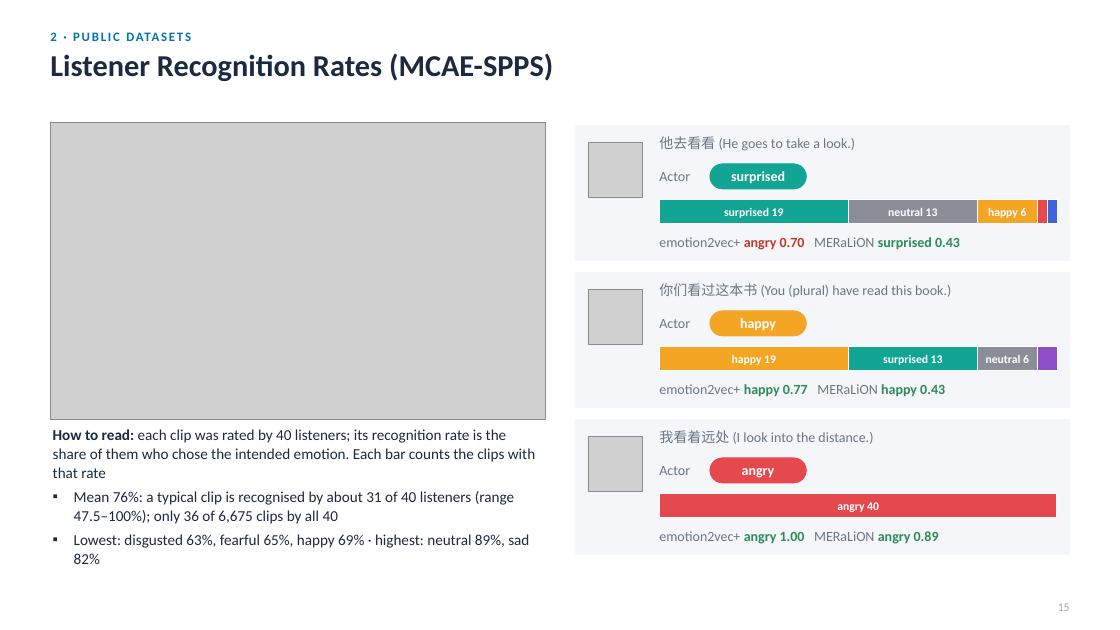
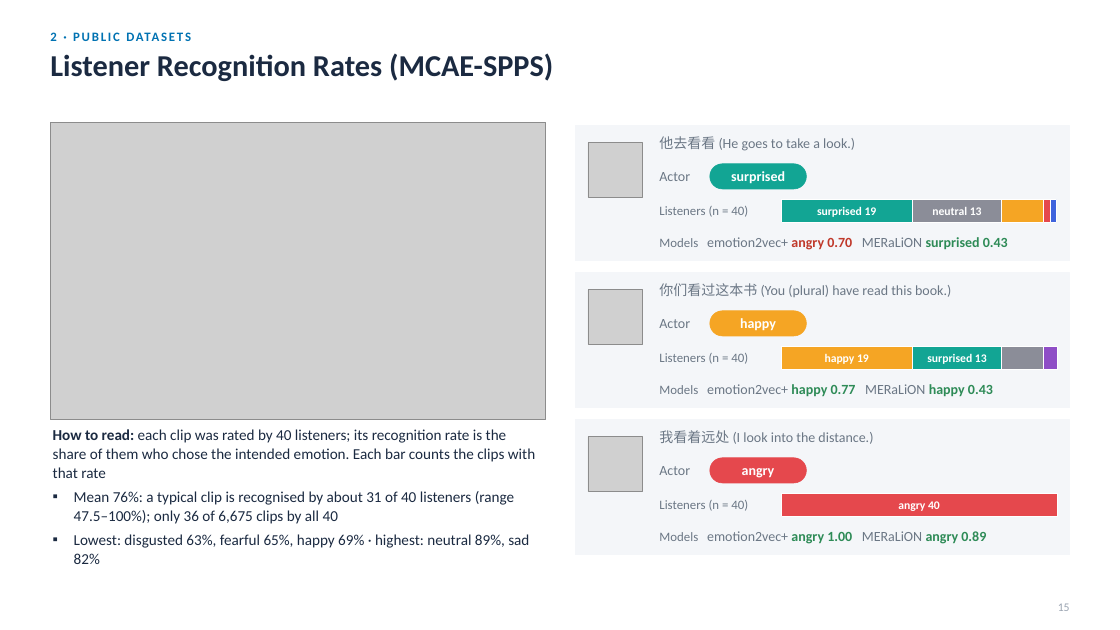
Before and after one commit to Davidlequnchen/emotion_recognition, a slide deck: slide 16 of emotion_recognition/presentation/SER_evaluation.pptx. Drawn at 1120x630 pixels with LibreOffice and Linux fonts; fonts in the diff are those of the drawing; grey boxes stand for pictures. Boxes give left, top, right and bottom in pixels: in the first picture for what was removed or moved away, otherwise in the second. Text is boxed around its words. In the diff, an @@ line names an element or a change of style, - is before the commit and + after.

```diff
--- a/emotion_recognition/presentation/SER_evaluation.pptx
+++ b/emotion_recognition/presentation/SER_evaluation.pptx
@@ text added at (x1=659, y1=206, x2=748, y2=217), 11 pt, text #6B7785 @@
+Listeners (n = 40)
@@ text "surprised 19" moved from (x1=724, y1=207, x2=784, y2=218) to (x1=817, y1=206, x2=877, y2=217) @@
@@ rectangle resized from (x1=660, y1=200, x2=849, y2=223) to (x1=781, y1=199, x2=912, y2=223) @@
@@ text "neutral 13" moved from (x1=888, y1=208, x2=938, y2=216) to (x1=932, y1=207, x2=982, y2=215) @@
@@ rectangle resized from (x1=849, y1=200, x2=978, y2=223) to (x1=912, y1=199, x2=1002, y2=223) @@
@@ text removed at (x1=988, y1=207, x2=1027, y2=218) @@
-happy 6
@@ rectangle resized from (x1=978, y1=200, x2=1038, y2=223) to (x1=1002, y1=199, x2=1044, y2=223) @@
@@ rectangle resized from (x1=1038, y1=200, x2=1048, y2=223) to (x1=1044, y1=199, x2=1050, y2=223) @@
@@ text at (x1=659, y1=237, x2=1008, y2=250): text changed; bold off @@
-emotion2vec+ angry 0.70 MERaLiON surprised 0.43
+Models emotion2vec+ angry 0.70 MERaLiON surprised 0.43
@@ text added at (x1=659, y1=353, x2=748, y2=364), 11 pt, text #6B7785 @@
+Listeners (n = 40)
@@ text "happy 19" moved from (x1=732, y1=355, x2=776, y2=365) to (x1=825, y1=354, x2=869, y2=364) @@
@@ rectangle resized from (x1=660, y1=347, x2=849, y2=371) to (x1=781, y1=346, x2=912, y2=370) @@
@@ text "surprised 13" moved from (x1=883, y1=354, x2=943, y2=365) to (x1=927, y1=354, x2=987, y2=364) @@
@@ rectangle resized from (x1=849, y1=347, x2=978, y2=371) to (x1=912, y1=346, x2=1002, y2=370) @@
@@ text removed at (x1=986, y1=355, x2=1029, y2=363) @@
-neutral 6
@@ rectangle resized from (x1=978, y1=347, x2=1038, y2=371) to (x1=1002, y1=346, x2=1044, y2=370) @@
@@ rectangle resized from (x1=1038, y1=347, x2=1058, y2=371) to (x1=1044, y1=346, x2=1057, y2=370) @@
@@ text at (x1=659, y1=384, x2=993, y2=397): text changed @@
-emotion2vec+ happy 0.77 MERaLiON happy 0.43
+Models emotion2vec+ happy 0.77 MERaLiON happy 0.43
@@ text added at (x1=659, y1=500, x2=748, y2=511), 11 pt, text #6B7785 @@
+Listeners (n = 40)
@@ text "angry 40" moved from (x1=837, y1=502, x2=879, y2=512) to (x1=898, y1=501, x2=940, y2=511) @@
@@ rectangle resized from (x1=660, y1=494, x2=1057, y2=518) to (x1=781, y1=493, x2=1057, y2=517) @@
@@ text at (x1=659, y1=531, x2=986, y2=544): text changed @@
-emotion2vec+ angry 1.00 MERaLiON angry 0.89
+Models emotion2vec+ angry 1.00 MERaLiON angry 0.89
```
Also in this commit, not shown: 1 other slide changed, 1 other file.
